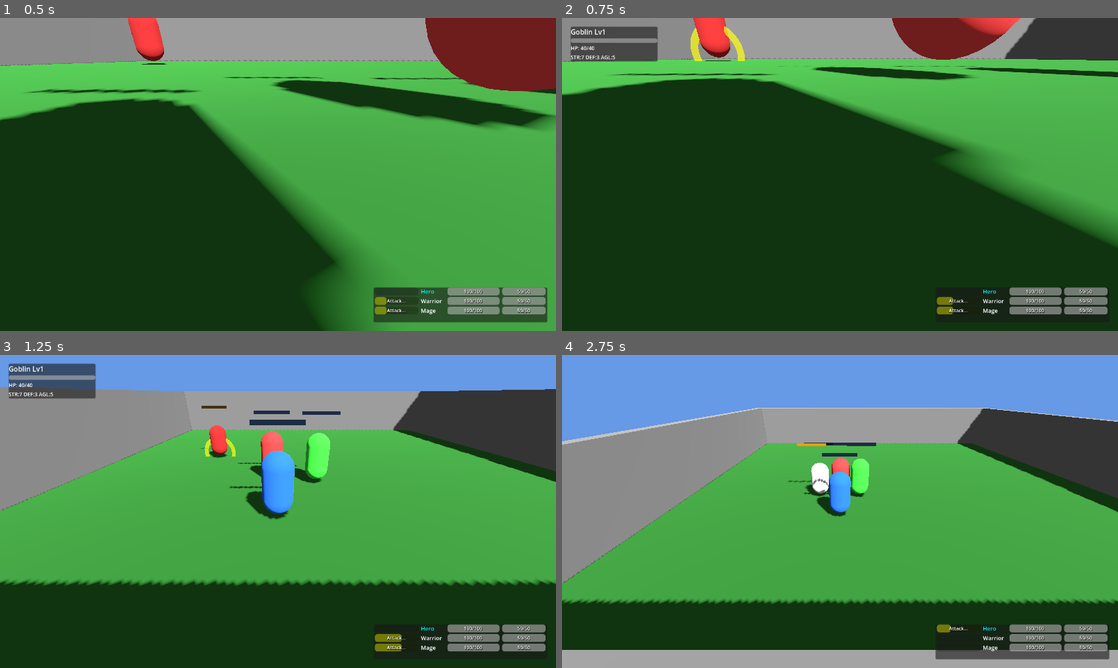
Above: before the commit, frames 1-4 (two rows, left to right).
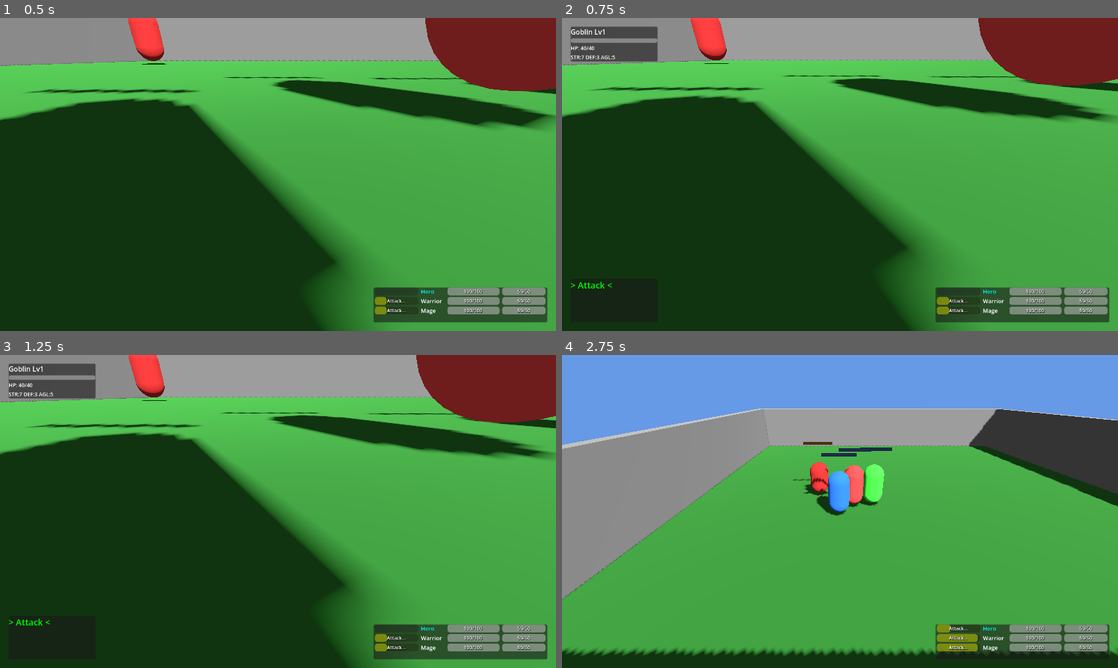
Above: after the commit, the same moments.

Repository: sphenlee/gauntlet
Game: Godot game, scene res://scenes/main.tscn
Same seed, same stepped clock (60 frames per second), same inputs: the game is played once before the commit and once after it.
Inputs:
- Up to frame 1 (0.5 s): no input
- Up to frame 2 (0.75 s): tap Enter (action_confirm) at 0.5 s; hold D (move_right) from 0.53 s (still down); hold Enter (action_confirm) from 0.53 s (still down)
- Up to frame 3 (1.25 s): keep holding D (move_right); keep holding Enter (action_confirm)
- Up to frame 4 (2.75 s): release D (move_right) at 1.28 s; release Enter (action_confirm) at 1.28 s; hold S (move_down) 1.28-2.03 s; tap Enter (action_confirm) at 1.35, 2.3 s; hold D (move_right) from 2.03 s (still down); hold E (enemy_select_next) from 2.03 s (still down)

Frame 1 is identical in both runs. In frame 2, 39% of the frame differs, in the area x 0-100%, y 0-100%; in frame 3, 61%; in frame 4, 25%.

Commit message:
Keep command menu open during target selection
- Menu stays visible with selected action highlighted in green (> Attack <)
- Menu locks input while in target selection mode
- Menu closes only after target is confirmed or cancelled
- Pause is now tied to command_menu.is_open so game stays paused
  through the entire menu → target select flow
- Entering target select from normal mode (Q/E) does not pause

Co-authored-by: Copilot <223556219+Copilot@users.noreply.github.com>

Diff:
--- a/scripts/main.gd
+++ b/scripts/main.gd
@@ -303,14 +303,15 @@
 
 func _set_game_state(new_state: GameState) -> void:
 	game_state = new_state
-	get_tree().paused = (game_state == GameState.COMMAND_MENU)
+	# Pause while command menu is open (including target selection from menu)
+	get_tree().paused = command_menu.is_open
 
 func _handle_normal_input(event: InputEvent) -> void:
 	if event.is_action_pressed("action_confirm"):
 		var leader = party[party_leader_index]
 		if leader.state == PlayerCharacter.State.IDLE:
+			command_menu.open_menu()
 			_set_game_state(GameState.COMMAND_MENU)
-			command_menu.open_menu()
 	elif event.is_action_pressed("enemy_select_next") or event.is_action_pressed("enemy_select_prev"):
 		# Enter enemy selection mode
 		var alive_enemies = _get_alive_enemies()
@@ -325,6 +326,7 @@
 func _handle_target_select_input(event: InputEvent) -> void:
 	var alive_enemies = _get_alive_enemies()
 	if alive_enemies.is_empty():
+		command_menu.close_menu()
 		_set_game_state(GameState.NORMAL)
 		enemy_info.hide_panel()
 		return
@@ -340,10 +342,12 @@
 		var leader = party[party_leader_index]
 		var target = alive_enemies[selected_enemy_index]
 		leader.start_charge("attack", target, 1.5)
+		command_menu.close_menu()
 		_set_game_state(GameState.NORMAL)
 		enemy_info.hide_panel()
 		selection_cursor.visible = false
 	elif event.is_action_pressed("action_cancel"):
+		command_menu.close_menu()
 		_set_game_state(GameState.NORMAL)
 		enemy_info.hide_panel()
 		selection_cursor.visible = false
@@ -460,10 +464,12 @@
 	if action == "attack":
 		var alive_enemies = _get_alive_enemies()
 		if not alive_enemies.is_empty():
+			command_menu.lock_selection()
 			_set_game_state(GameState.TARGET_SELECT)
 			selected_enemy_index = 0
 			_show_enemy_info(alive_enemies[0])
 		else:
+			command_menu.close_menu()
 			_set_game_state(GameState.NORMAL)
 
 func _on_menu_cancelled() -> void:
--- a/scripts/ui/command_menu.gd
+++ b/scripts/ui/command_menu.gd
@@ -7,6 +7,7 @@
 var actions: Array[String] = ["Attack"]
 var selected_index: int = 0
 var is_open: bool = false
+var is_locked: bool = false
 var list: VBoxContainer
 
 func setup() -> void:
@@ -28,26 +29,36 @@
 
 func open_menu() -> void:
 	is_open = true
+	is_locked = false
 	selected_index = 0
 	visible = true
 	_update_selection()
 
 func close_menu() -> void:
 	is_open = false
+	is_locked = false
 	visible = false
+
+func lock_selection() -> void:
+	is_locked = true
+	_update_selection()
 
 func _update_selection() -> void:
 	for i in range(list.get_child_count()):
 		var label = list.get_child(i) as Label
 		if i == selected_index:
-			label.add_theme_color_override("font_color", Color.YELLOW)
-			label.text = "> " + actions[i]
+			if is_locked:
+				label.add_theme_color_override("font_color", Color.GREEN)
+				label.text = "> " + actions[i] + " <"
+			else:
+				label.add_theme_color_override("font_color", Color.YELLOW)
+				label.text = "> " + actions[i]
 		else:
 			label.add_theme_color_override("font_color", Color.WHITE)
 			label.text = "  " + actions[i]
 
 func handle_input(event: InputEvent) -> bool:
-	if not is_open:
+	if not is_open or is_locked:
 		return false
 
 	if event.is_action_pressed("move_up"):
@@ -60,7 +71,6 @@
 		return true
 	elif event.is_action_pressed("action_confirm"):
 		action_selected.emit(actions[selected_index].to_lower())
-		close_menu()
 		return true
 	elif event.is_action_pressed("action_cancel"):
 		menu_cancelled.emit()
